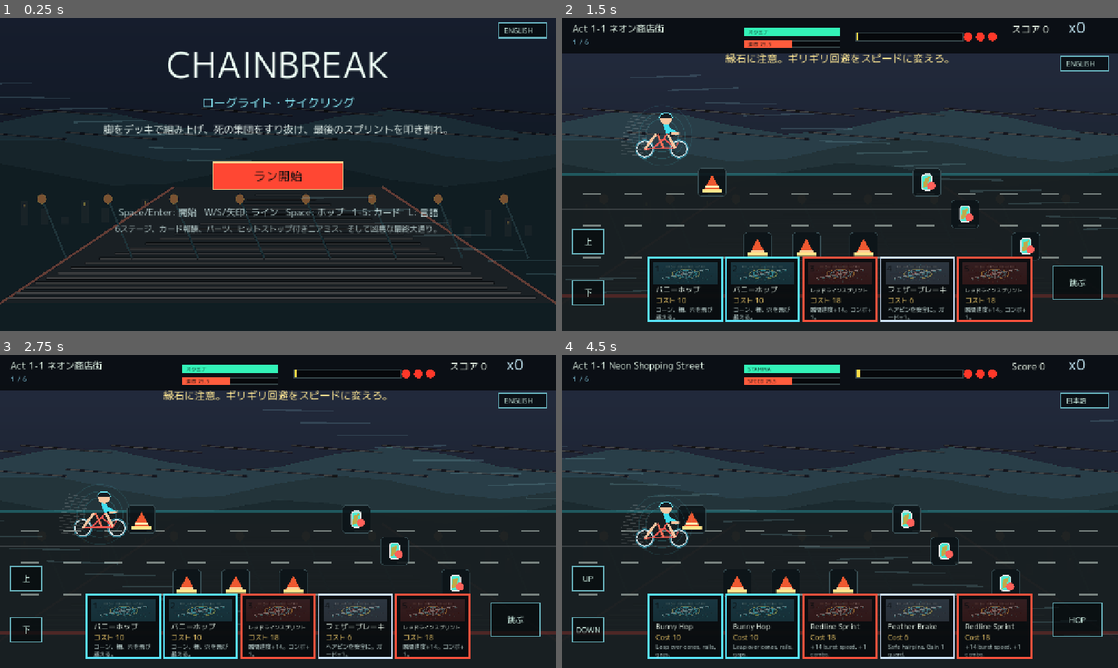
Above: before the commit, frames 1-4 (two rows, left to right).
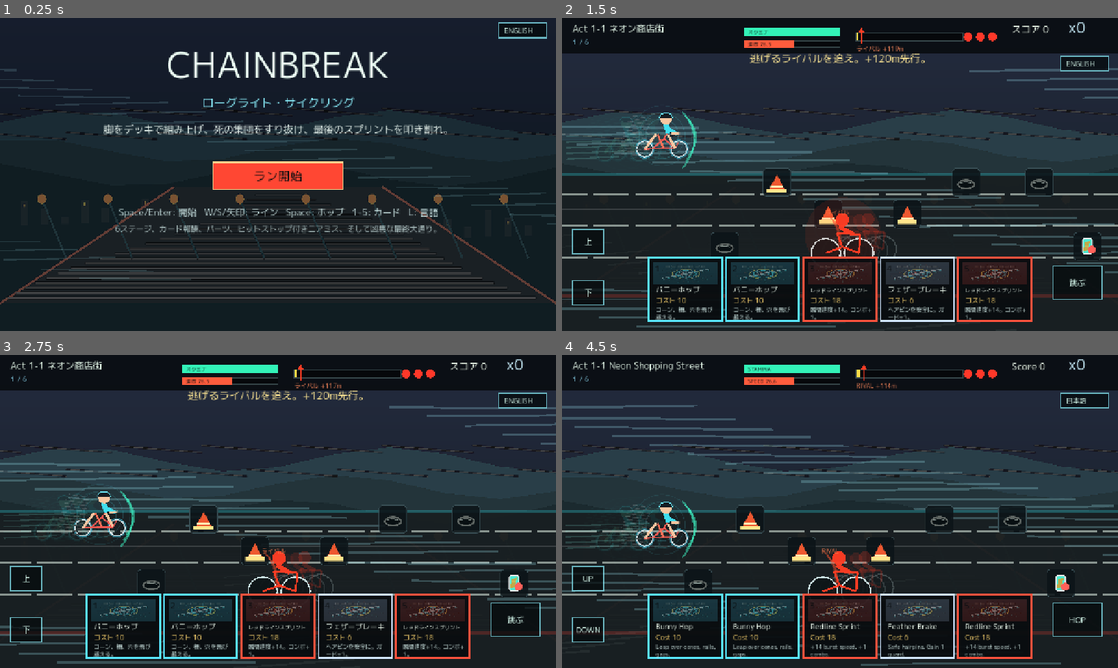
Above: after the commit, the same moments.

Repository: ryogaaaaaaaaaaa/ShakarikiSports
Game: Godot game, scene res://scenes/Main.tscn
Two runs of this game, one before a commit and one after it. Both use one fixed random seed, a clock stepped at 60 frames per second and the inputs below.
Inputs (mouse positions are in pixels of both pictures, inside the frame that each line leads up to):
- Up to frame 1 (0.25 s): no input
- Up to frame 2 (1.5 s): tap Enter at 0.5, 0.6 s; move the mouse to (962, 158) at 0.52 s; hold W 0.53-1.28 s; click (962, 158) at 0.67 s; tap Space at 0.77, 1.07 s; tap R at 0.8, 1.35 s; move the mouse to (728, 190) at 1.27 s; hold S from 1.28 s (still down)
- Up to frame 3 (2.75 s): tap Space at 1.52, 1.55, 1.82, 2.1 s; move the mouse to (333, 442) at 2.02 s; release S at 2.03 s; hold W from 2.03 s (still down); tap Enter at 2.3 s
- Up to frame 4 (4.5 s): move the mouse to (812, 574) at 2.77 s; tap Enter at 2.85 s; click (812, 574) at 2.92 s; tap Space at 3.02, 3.32, 3.77, 3.8, 4.07 s; tap R at 3.05, 3.6 s; move the mouse to (1006, 558) at 3.52 s; release W at 3.53 s; hold S from 3.53 s (still down); move the mouse to (673, 464) at 4.27 s; tap L at 4.35 s

The runs differ from the first frame. In frame 1, 2.4% of the frame differs, in the area x 0-100%, y 16-84%; in frame 2, 10%, in the area x 0-100%, y 3-99%; in frame 3, 9.9%; in frame 4, 8.9%.

Commit message:
Add rival race pressure and speed effects

Diff:
--- a/scripts/main.gd
+++ b/scripts/main.gd
@@ -4,7 +4,7 @@
 
 const LANES = [405.0, 478.0, 552.0]
 const PLAYER_X = 230.0
-const PX_PER_METER = 0.62
+const PX_PER_METER = 0.78
 const MAX_HAND = 5
 
 const STAGES = [
@@ -358,7 +358,16 @@
 		"crashed": "Crashed on %s",
 		"stamina": "STAMINA",
 		"speed": "SPEED %.1f",
-		"distance": "DISTANCE"
+		"distance": "DISTANCE",
+		"rival": "RIVAL",
+		"rival_ahead": "RIVAL +%sm",
+		"rival_behind": "RIVAL -%sm",
+		"rival_start": "Catch the breakaway. Rival +%sm.",
+		"rival_pass": "RIVAL BROKEN +%s",
+		"rival_attack": "RIVAL ATTACK",
+		"rival_clear": "Rival beaten +%s",
+		"rival_lost": "Rival escaped. No breakaway bonus.",
+		"rival_total": "Rivals beaten %s / %s"
 	},
 	"ja": {
 		"subtitle": "ローグライト・サイクリング",
@@ -390,7 +399,16 @@
 		"crashed": "%s で落車",
 		"stamina": "スタミナ",
 		"speed": "速度 %.1f",
-		"distance": "距離"
+		"distance": "距離",
+		"rival": "ライバル",
+		"rival_ahead": "ライバル +%sm",
+		"rival_behind": "ライバル -%sm",
+		"rival_start": "逃げるライバルを追え。+%sm先行。",
+		"rival_pass": "ライバル撃破 +%s",
+		"rival_attack": "ライバル加速",
+		"rival_clear": "ライバル撃破 +%s",
+		"rival_lost": "ライバルに逃げ切られた。ボーナスなし。",
+		"rival_total": "撃破ライバル %s / %s"
 	}
 }
 
@@ -408,6 +426,14 @@
 var stage_index = 0
 var distance = 0.0
 var speed = 24.0
+var rival_distance = 0.0
+var rival_speed = 25.0
+var rival_lane = 1
+var rival_lane_visual = 1.0
+var rival_last_gap = 0.0
+var rival_flash_timer = 0.0
+var rival_beaten = 0
+var last_stage_rival_result = ""
 var burst = 0.0
 var stamina = 100.0
 var max_stamina = 100.0
@@ -580,6 +606,7 @@
 	flash_timer = max(0.0, flash_timer - delta)
 	pulse_timer = max(0.0, pulse_timer - delta)
 	flow_timer = max(0.0, flow_timer - delta)
+	rival_flash_timer = max(0.0, rival_flash_timer - delta)
 	message_timer = max(0.0, message_timer - delta)
 
 
@@ -702,6 +729,8 @@
 	score = 0
 	combo = 0
 	best_combo = 0
+	rival_beaten = 0
+	last_stage_rival_result = ""
 	guard = 0
 	revive_tokens = 0
 	lucky_helmet_ready = false
@@ -716,6 +745,13 @@
 	stage_index = index
 	distance = 0.0
 	speed = 24.0 + get_relic_bonus("base_speed")
+	rival_distance = 120.0 + stage_index * 32.0
+	rival_speed = 25.8 + stage_index * 0.65
+	rival_lane = (stage_index + 1) % 3
+	rival_lane_visual = float(rival_lane)
+	rival_last_gap = rival_distance - distance
+	rival_flash_timer = 1.2
+	last_stage_rival_result = ""
 	burst = 0.0
 	lane = 1
 	lane_visual = 1.0
@@ -746,7 +782,7 @@
 	tempo_timer = 0.0
 	for i in range(4 + int(has_relic("radio"))):
 		draw_card()
-	show_message(stage_flavor(stage_index), 3.0)
+	show_message(t("rival_start") % int(rival_distance), 3.0)
 
 
 func _update_race(delta):
@@ -768,6 +804,7 @@
 		draw_timer = 3.0
 
 	_update_physics(delta, stage)
+	_update_rival(delta, stage)
 	_generate_obstacles(stage)
 	_check_obstacles()
 	_update_particles(delta)
@@ -778,8 +815,11 @@
 
 func _update_physics(delta, stage):
 	var regen = 7.5
+	var chase_draft = rival_draft_strength()
 	if draft_timer > 0.0:
 		regen += 7.0
+	elif chase_draft > 0.0:
+		regen += 4.5 * chase_draft
 	if tempo_timer > 0.0:
 		regen += 11.0
 	if combo >= 5:
@@ -800,6 +840,8 @@
 		base += abs(grade) * 4.0
 	if wind > 0.0 and draft_timer <= 0.0:
 		base -= wind * 3.8
+	if draft_timer <= 0.0 and chase_draft > 0.0:
+		base += 2.4 * chase_draft
 	if brake_timer > 0.0:
 		base -= 4.2
 	if tempo_timer > 0.0:
@@ -822,6 +864,60 @@
 				_make_hitstop(0.025, 3.0)
 				add_text_particle("clean landing", Vector2(PLAYER_X + 35, current_player_y() - 34), Color(0.8, 1.0, 0.9))
 			on_ground = true
+
+
+func _update_rival(delta, stage):
+	var grade = float(stage["grade"])
+	var wind = float(stage["wind"])
+	var base = 26.1 + stage_index * 0.65
+	if grade > 0.0:
+		base -= grade * 3.0
+	else:
+		base += abs(grade) * 2.5
+	base -= wind * 0.9
+	if stage["tag"] == "BOSS":
+		base += 1.2
+	if stage["tag"] == "PACK":
+		base += 0.8
+
+	var gap = rival_distance - distance
+	base += clamp(-gap / 92.0, -2.8, 4.2)
+	if gap > 180.0:
+		base -= 2.0
+	if combo >= 5:
+		base -= 1.4
+	var target = clamp(base, 18.0, 43.0)
+	rival_speed = move_toward(rival_speed, target, delta * 3.0)
+	rival_distance += rival_speed * delta
+
+	rival_lane = int(clamp(round(1.0 + sin((rival_distance + stage_index * 140.0) * 0.011)), 0.0, 2.0))
+	rival_lane_visual = lerp(rival_lane_visual, float(rival_lane), min(1.0, delta * 3.2))
+
+	var new_gap = rival_distance - distance
+	if rival_last_gap > 10.0 and new_gap <= 0.0:
+		var bonus = 220 + stage_index * 60 + combo * 25
+		score += bonus
+		rival_flash_timer = 1.15
+		pulse_timer = max(pulse_timer, 0.32)
+		flow_timer = max(flow_timer, 1.2)
+		_make_hitstop(0.06, 10.0)
+		add_text_particle(t("rival_pass") % bonus, Vector2(390, current_player_y() - 116), Color(1.0, 0.38, 0.22))
+		play_sfx("near_miss", 1.14)
+	elif rival_last_gap < -55.0 and new_gap > 18.0:
+		rival_flash_timer = 0.75
+		add_text_particle(t("rival_attack"), Vector2(565, 260), Color(1.0, 0.24, 0.16))
+	rival_last_gap = new_gap
+
+
+func rival_gap():
+	return rival_distance - distance
+
+
+func rival_draft_strength():
+	var gap = rival_gap()
+	if gap <= 18.0 or gap >= 150.0:
+		return 0.0
+	return clamp(1.0 - abs(gap - 72.0) / 78.0, 0.0, 1.0)
 
 
 func _generate_obstacles(stage):
@@ -958,6 +1054,14 @@
 
 func complete_stage():
 	score += int(stamina) * 4 + best_combo * 75
+	var stage_length = float(STAGES[stage_index]["length"])
+	if rival_distance < stage_length:
+		var bonus = 560 + stage_index * 115 + best_combo * 22
+		score += bonus
+		rival_beaten += 1
+		last_stage_rival_result = t("rival_clear") % bonus
+	else:
+		last_stage_rival_result = t("rival_lost")
 	_make_hitstop(0.15, 13.0)
 	if stage_index >= STAGES.size() - 1:
 		screen = Screen.WIN
@@ -1311,6 +1415,8 @@
 	draw_rect(Rect2(Vector2.ZERO, size), Color(0.02, 0.04, 0.05, 0.58))
 	draw_centered(t("stage_clear"), 92, 54, Color(0.92, 1.0, 0.94))
 	draw_centered(t("reward_prompt"), 142, 22, Color(0.8, 0.9, 0.9))
+	if last_stage_rival_result != "":
+		draw_centered(last_stage_rival_result, 178, 22, Color(1.0, 0.68, 0.42))
 	reward_rects.clear()
 	var start_x = size.x * 0.5 - 435
 	for i in range(reward_choices.size()):
@@ -1340,6 +1446,7 @@
 	draw_centered(t("win_title"), 168, 68, Color(1.0, 0.92, 0.45))
 	draw_centered(t("win_body"), 238, 27, Color(0.9, 1.0, 0.94))
 	draw_centered(t("win_stats") % [score, best_combo, deck.size(), relics.size()], 306, 26, Color(0.86, 0.94, 0.95))
+	draw_centered(t("rival_total") % [rival_beaten, STAGES.size()], 350, 23, Color(1.0, 0.72, 0.48))
 	draw_centered(t("win_retry"), 406, 23, Color(0.75, 0.9, 0.92))
 
 
@@ -1360,6 +1467,7 @@
 
 
 func draw_road(size):
+	var rush = speed_feel()
 	var road = PackedVector2Array([
 		Vector2(-80, size.y + 80),
 		Vector2(size.x + 80, size.y + 80),
@@ -1369,12 +1477,14 @@
 	draw_colored_polygon(road, Color(0.095, 0.12, 0.13, 0.95))
 	for y in LANES:
 		draw_line(Vector2(0, y + 35), Vector2(size.x, y + 35), Color(1, 1, 1, 0.14), 2)
-		var dash_offset = fmod(distance * 9.0, 96.0)
+		var dash_offset = fmod(distance * (14.0 + rush * 20.0), 112.0)
+		var dash_len = 46.0 + rush * 58.0
 		for x in range(-120, int(size.x) + 140, 96):
-			draw_line(Vector2(x - dash_offset, y), Vector2(x + 42 - dash_offset, y), Color(0.88, 0.94, 0.9, 0.48), 4)
+			draw_line(Vector2(x - dash_offset, y), Vector2(x + dash_len - dash_offset, y), Color(0.88, 0.94, 0.9, 0.42 + rush * 0.22), 4 + rush * 2.0)
 	draw_line(Vector2(0, 360), Vector2(size.x, 360), Color(0.2, 0.95, 1.0, 0.25), 5)
 	draw_line(Vector2(0, 640), Vector2(size.x, 640), Color(1.0, 0.25, 0.2, 0.23), 6)
-	draw_speed_lines(size, min(0.85, max(0.12, speed / 70.0)))
+	draw_ground_rush(size, rush)
+	draw_speed_lines(size, min(1.15, 0.22 + rush))
 
 
 func draw_obstacles():
@@ -1414,6 +1524,7 @@
 
 
 func draw_rivals():
+	draw_main_rival()
 	var stage = STAGES[stage_index]
 	if stage["tag"] != "PACK" and stage["tag"] != "BOSS":
 		return
@@ -1423,12 +1534,41 @@
 		draw_simple_bike(pos, Color(1.0, 0.24 + i * 0.2, 0.18 + i * 0.18, 0.86), 0.68)
 
 
+func draw_main_rival():
+	var size = get_viewport_rect().size
+	var gap = rival_gap()
+	var x = PLAYER_X + 250.0 + gap * 1.35
+	if gap < 0.0:
+		x = PLAYER_X + 96.0 + gap * 0.65
+	x = clamp(x, PLAYER_X - 26.0, size.x - 150.0)
+	var y = LANES[0] + (LANES[2] - LANES[0]) * (rival_lane_visual / 2.0) - 8.0
+	var pos = Vector2(x, y)
+	var pressure = clamp(1.0 - abs(gap) / 165.0, 0.0, 1.0)
+	if gap > 8.0 and gap < 150.0:
+		draw_arc_ribbon(pos + Vector2(-58, -34), Color(1.0, 0.32, 0.18, 0.22 + pressure * 0.3))
+	for i in range(3, 0, -1):
+		var alpha = (0.05 + pressure * 0.08) * i
+		draw_simple_bike(pos + Vector2(i * 20.0, -i * 3.0), Color(1.0, 0.22, 0.14, alpha), 0.72)
+	draw_simple_bike(pos, Color(1.0, 0.24, 0.14, 0.96), 0.78 + pressure * 0.05)
+	draw_text(t("rival"), pos + Vector2(-36, -88), 14, Color(1.0, 0.5, 0.32))
+	if rival_flash_timer > 0.0:
+		draw_circle(pos + Vector2(6, -42), 82 + rival_flash_timer * 24.0, Color(1.0, 0.22, 0.12, 0.08 + rival_flash_timer * 0.08))
+
+
 func draw_player():
 	var pos = Vector2(PLAYER_X, LANES[0] + (LANES[2] - LANES[0]) * (lane_visual / 2.0) - air_height)
+	var rush = speed_feel()
+	if rider_texture != null:
+		for i in range(3, 0, -1):
+			var ghost_rect = Rect2(pos.x - 94 - i * (18.0 + rush * 20.0), pos.y - 134 + i * 3.0, 188, 188)
+			draw_texture_rect(rider_texture, ghost_rect, false, Color(0.35, 1.0, 0.95, 0.035 + rush * 0.05 * i))
+	for i in range(5):
+		var trail_y = pos.y - 42 + i * 13
+		draw_line(Vector2(pos.x - 28 - i * 18, trail_y), Vector2(pos.x - 145 - rush * 120.0, trail_y + 6), Color(0.55, 1.0, 0.95, 0.08 + rush * 0.12), 2 + rush * 2.0)
 	if evade_timer > 0.0:
 		draw_circle(pos + Vector2(42, -32), 84, Color(0.65, 0.45, 1.0, 0.16))
-	if draft_timer > 0.0:
-		draw_arc_ribbon(pos + Vector2(20, -34), Color(0.25, 1.0, 0.8, 0.5))
+	if draft_timer > 0.0 or rival_draft_strength() > 0.0:
+		draw_arc_ribbon(pos + Vector2(20, -34), Color(0.25, 1.0, 0.8, 0.35 + rival_draft_strength() * 0.25))
 	if rider_texture != null:
 		var rect = Rect2(pos.x - 94, pos.y - 134, 188, 188)
 		draw_texture_rect(rider_texture, rect, false, Color(1, 1, 1, 0.96))
@@ -1441,15 +1581,16 @@
 
 func draw_simple_bike(pos, color, scale):
 	var w = 42.0 * scale
+	var alpha = color.a
 	var rear = pos + Vector2(-42 * scale, 0)
 	var front = pos + Vector2(54 * scale, 0)
 	var crank = pos + Vector2(6 * scale, -18 * scale)
 	var seat = pos + Vector2(-10 * scale, -58 * scale)
 	var bar = pos + Vector2(58 * scale, -54 * scale)
-	draw_circle(rear, w, Color(0.05, 0.08, 0.09, 0.9))
-	draw_arc(rear, w, 0, TAU, 30, Color(0.9, 1.0, 1.0, 0.9), 4 * scale)
-	draw_circle(front, w, Color(0.05, 0.08, 0.09, 0.9))
-	draw_arc(front, w, 0, TAU, 30, Color(0.9, 1.0, 1.0, 0.9), 4 * scale)
+	draw_circle(rear, w, Color(0.05, 0.08, 0.09, 0.9 * alpha))
+	draw_arc(rear, w, 0, TAU, 30, Color(0.9, 1.0, 1.0, 0.9 * alpha), 4 * scale)
+	draw_circle(front, w, Color(0.05, 0.08, 0.09, 0.9 * alpha))
+	draw_arc(front, w, 0, TAU, 30, Color(0.9, 1.0, 1.0, 0.9 * alpha), 4 * scale)
 	draw_line(rear, crank, color, 6 * scale)
 	draw_line(crank, front, color, 6 * scale)
 	draw_line(crank, seat, color, 6 * scale)
@@ -1472,7 +1613,9 @@
 	draw_bar(Rect2(420, 24, 220, 16), stamina / max_stamina, Color(0.2, 0.95, 0.72), t("stamina"))
 	draw_bar(Rect2(420, 52, 220, 16), speed / (51.0 + get_relic_bonus("max_speed")), Color(1.0, 0.36, 0.24), t("speed") % speed)
 	var progress = distance / float(stage["length"])
-	draw_bar(Rect2(678, 34, 245, 18), progress, Color(1.0, 0.86, 0.28), t("distance"))
+	var progress_rect = Rect2(678, 34, 245, 18)
+	draw_bar(progress_rect, progress, Color(1.0, 0.86, 0.28), t("distance"))
+	draw_rival_progress_marker(progress_rect, float(stage["length"]))
 	for i in range(max_hp):
 		var c = Color(1.0, 0.22, 0.16) if i < hp else Color(0.18, 0.18, 0.18)
 		draw_circle(Vector2(935 + i * 28, 43), 10, c)
@@ -1483,6 +1626,21 @@
 	if revive_tokens > 0:
 		draw_text(t("save") % revive_tokens, Vector2(1115, 64), 16, Color(1.0, 0.78, 0.35))
 	draw_status_chips()
+
+
+func draw_rival_progress_marker(rect, stage_length):
+	var rival_progress = clamp(rival_distance / stage_length, 0.0, 1.0)
+	var x = rect.position.x + rect.size.x * rival_progress
+	var color = Color(1.0, 0.24, 0.14)
+	draw_line(Vector2(x, rect.position.y - 8), Vector2(x, rect.position.y + rect.size.y + 8), color, 3)
+	draw_colored_polygon(PackedVector2Array([
+		Vector2(x, rect.position.y - 11),
+		Vector2(x - 7, rect.position.y - 2),
+		Vector2(x + 7, rect.position.y - 2)
+	]), color)
+	var gap = rival_gap()
+	var gap_text = t("rival_ahead") % int(max(0.0, gap)) if gap >= 0.0 else t("rival_behind") % int(abs(gap))
+	draw_text(gap_text, Vector2(rect.position.x, rect.position.y + 42), 14, Color(1.0, 0.54, 0.36))
 
 
 func draw_status_chips():
@@ -1599,12 +1757,31 @@
 			draw_text(str(p["text"]), p["pos"], 20, color)
 
 
+func speed_feel():
+	var gap_boost = 0.0
+	if abs(rival_gap()) < 150.0:
+		gap_boost = 0.22
+	return clamp((speed - 17.0) / 23.0 + min(0.42, burst * 0.018) + min(0.3, combo * 0.018) + gap_boost, 0.0, 1.35)
+
+
+func draw_ground_rush(size, amount):
+	for i in range(22):
+		var depth = float(i) / 21.0
+		var y = lerp(370.0, size.y + 34.0, depth)
+		var drift = fmod(distance * (18.0 + amount * 42.0) * (0.35 + depth), size.x + 360.0)
+		var x = fmod(i * 137.0 - drift, size.x + 360.0) - 180.0
+		var len = (60.0 + depth * 260.0) * (0.35 + amount)
+		var alpha = (0.025 + depth * 0.08) * amount
+		draw_line(Vector2(x, y), Vector2(x - len, y + 8.0 + depth * 16.0), Color(0.88, 1.0, 0.96, alpha), 1.2 + depth * 4.0)
+
+
 func draw_speed_lines(size, amount):
-	for i in range(18):
-		var y = 124 + i * 29 + fmod(distance * (0.2 + amount), 29.0)
-		var x = fmod(distance * 14.0 + i * 87.0, size.x + 260.0) - 180.0
-		var len = 80 + amount * 230
-		draw_line(Vector2(x, y), Vector2(x + len, y + rng.randf_range(-6, 6)), Color(0.65, 0.95, 1.0, 0.08 + amount * 0.18), 2 + amount * 3)
+	var count = 18 + int(amount * 18.0)
+	for i in range(count):
+		var y = 116 + i * 21 + fmod(distance * (0.8 + amount * 2.5), 33.0)
+		var x = fmod(distance * (18.0 + amount * 34.0) + i * 87.0, size.x + 320.0) - 220.0
+		var len = 100 + amount * 420
+		draw_line(Vector2(x, y), Vector2(x + len, y + rng.randf_range(-8, 8)), Color(0.65, 0.95, 1.0, 0.07 + amount * 0.2), 2 + amount * 3.5)
 
 
 func draw_bar(rect, t, color, label):
Not shown, changed: README.md
Not shown, changed: docs/play/index.html
Not shown, changed: docs/play/index.pck
